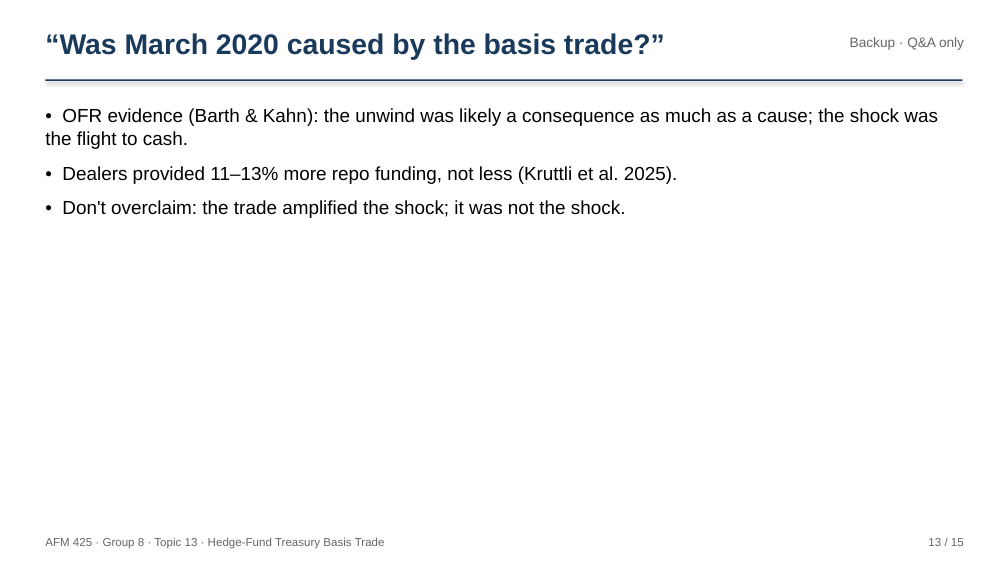
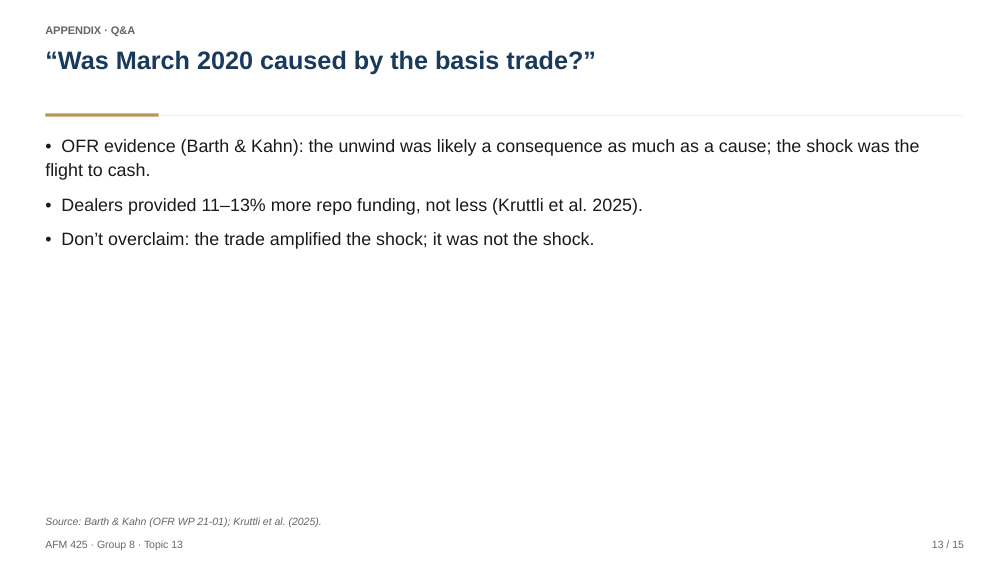
Before and after one commit to faketut/course, a slide deck: slide 13 of afm425/project/presentation/AFM425 Presentation Group 8.pptx. Drawn at 1008x567 pixels with LibreOffice and Linux fonts; fonts in the diff are those of the drawing. Boxes give left, top, right and bottom in pixels: in the first picture for what was removed or moved away, otherwise in the second. Text is boxed around its words. In the diff, an @@ line names an element or a change of style, - is before the commit and + after.

Commit message:
AFM425 Group 8: restyle deck PPTX (McKinsey/IB conventions)
- Action titles (claims with numbers), section kickers, source lines
- Navy cover, KPI band on quant slide, highlighted thesis row in stress table
- Numbered blocks for implications/takeaways. Content unchanged.

```diff
--- a/afm425/project/presentation/AFM425 Presentation Group 8.pptx
+++ b/afm425/project/presentation/AFM425 Presentation Group 8.pptx
@@ text added at [45,26,135,36], 10.5 pt, text #666666, bold @@
+APPENDIX · Q&A
@@ text "“Was March 2020 caused by ...": place and size @@
-text "“Was March 2020 caused by ..." at [45,33,665,60]
+text "“Was March 2020 caused by ..." at [45,50,596,74]
@@ text "“Was March 2020 caused by ..." at [45,50,596,74]: size 27 to 24 pt; more space between paragraphs @@
@@ text removed at [850,37,964,50] @@
-Backup · Q&A only
@@ rectangle: place and size @@
-rectangle at [45,79,963,81]
+rectangle at [45,115,963,116]
@@ rectangle at [45,115,963,116]: fill #1A3A5C to #EDF2F7; shadow off @@
@@ rectangle added at [45,113,159,116], fill #B9975B @@
@@ text at [45,139,920,215]: size 18 to 17 pt, text colour #000000 to #1A1A1A in "• OFR evidence (Barth & Kahn): the ...", "• Dealers provided 11–13% more repo funding, ..."; line spacing 1.05 to 1.12 @@
@@ text "• OFR evidence (Barth & ...": place and size @@
-text "• OFR evidence (Barth & ..." at [45,108,938,218]
+text "• OFR evidence (Barth & ..." at [45,139,920,249]
@@ text at [61,232,595,249]: text changed; size 18 to 17 pt; text colour #000000 to #1A1A1A @@
-• Don't overclaim: the trade amplified the shock; it was not the shock.
+• Don’t overclaim: the trade amplified the shock; it was not the shock.
@@ text added at [45,517,322,527], 10 pt, text #666666, italic @@
+Source: Barth & Kahn (OFR WP 21-01); Kruttli et al. (2025).
@@ text "13 / 15" at [932,540,964,548]: size 11 to 10 pt; line spacing 1 to 1.1; more space between paragraphs @@
@@ text at [45,540,183,550]: text changed; size 11 to 10 pt @@
-AFM 425 · Group 8 · Topic 13 · Hedge-Fund Treasury Basis Trade
+AFM 425 · Group 8 · Topic 13
```
Also in this commit, not shown: 14 other slides changed.
